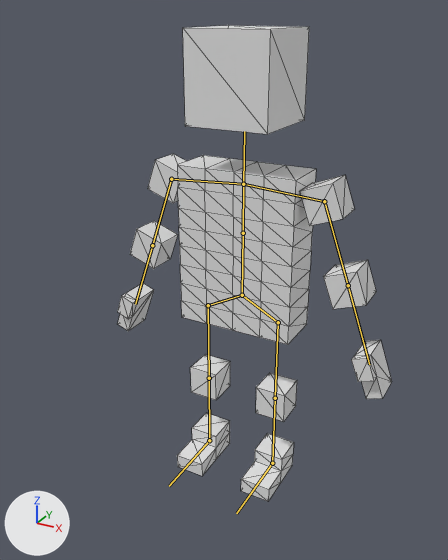
One commit to the glTF model project/resources/Models/Character/origin.gltf: the scene before it, then after it.
Before and after are seen from a 50 mm lens placed at (3.21, -6.32, 5.88), pointed at (0.03, -0.54, 2.98). Lighting does not change. The marker at lower left points along +X, +Y and +Z. The first picture is the older version. Both versions are drawn at frame 8 of the action 'Idle2'; the numbers are the values there. The bones that change, and the others that lie on the model, are drawn over the model as lines. Mesh edges are drawn as thin lines.

Objects in the first picture: '立方体.007'.
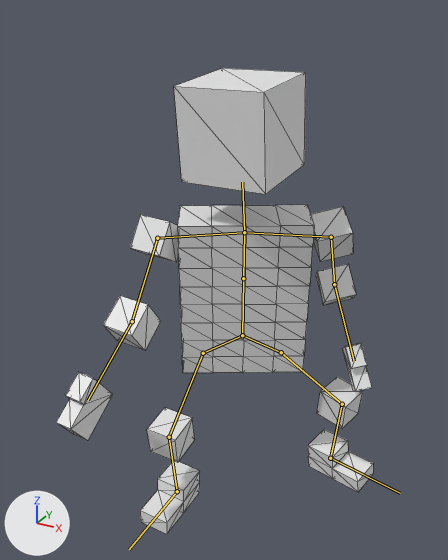
Changed parts and their boxes (x1, y1, x2, y2) in the pictures (448 x 560 px):
'立方体.007', posed (15% wider): before (117, 25, 392, 501); after (56, 68, 373, 534)
bone 'waist', root to tip: before (242, 295) to (243, 233); after (242, 335) to (243, 278)
bone 'head', root to tip: before (243, 184) to (244, 131); after (244, 232) to (242, 182)
bone 'leftArm', root to tip: before (324, 201) to (348, 285); after (331, 237) to (334, 284)
bone 'leftArm2', root to tip: before (348, 285) to (369, 364); after (334, 284) to (354, 361)
bone 'rightArm', root to tip: before (171, 179) to (152, 245); after (157, 238) to (132, 321)
bone 'rightArm2', root to tip: before (152, 245) to (135, 304); after (132, 321) to (88, 400)
bone 'leftLeg', root to tip: before (278, 322) to (275, 398); after (281, 352) to (342, 404)
bone 'leftLeg2', root to tip: before (275, 398) to (272, 463); after (342, 404) to (330, 458)
bone 'leftFeet', root to tip: before (272, 463) to (236, 513); after (330, 458) to (400, 493)
bone 'rightLeg', root to tip: before (208, 305) to (209, 378); after (203, 353) to (169, 437)
bone 'rightLeg2', root to tip: before (209, 378) to (209, 440); after (169, 437) to (177, 491)
bone 'rightFeet', root to tip: before (209, 440) to (169, 486); after (177, 491) to (129, 549)

What the commit changed:
Bone 'waist' (bone_waist) moves from (0.0, 0.0, 0.0) to (0.18, -0.47, -0.1).
Bone 'waist' (bone_waist) turns from (0, 0, 0) to (-3, 30, -6) degrees about its own x, y and z.
Bone 'head' (bone_head) turns from (0, 0, 0) to (3, -30, -1) degrees about its own x, y and z.
Bone 'leftArm' (bone_leftarm) turns from (-70, 0, 0) to (-75, 25, 9) degrees about its own x, y and z.
Bone 'leftArm2' (bone_leftarm2) turns from (0, 0, 0) to (0, 0, -64) degrees about its own x, y and z.
Bone 'rightArm' (bone_rightarm) turns from (0, 0, -70) to (-35, 31, -90) degrees about its own x, y and z.
Bone 'rightArm2' (bone_rightarm2) turns from (0, 0, 0) to (-22, 0, 0) degrees about its own x, y and z.
Bone 'leftLeg' (bone_leftleg) turns from (0, 0, 0) to (65, -36, -62) degrees about its own x, y and z.
Bone 'leftLeg2' (bone_leftleg2) turns from (0, 0, 0) to (-9, 23, 47) degrees about its own x, y and z.
Bone 'leftFeet' (bone_leftfeet) turns from (0, 0, 0) to (1, 2, -10) degrees about its own x, y and z.
Bone 'rightLeg' (bone_rightleg) turns from (0, 0, 0) to (-23, 20, -52) degrees about its own x, y and z.
Bone 'rightLeg2' (bone_rightleg2) turns from (0, 0, 0) to (0, -1, 54) degrees about its own x, y and z.
Bone 'rightFeet' (bone_rightfeet) turns from (0, 0, 0) to (0, 0, -9) degrees about its own x, y and z.
